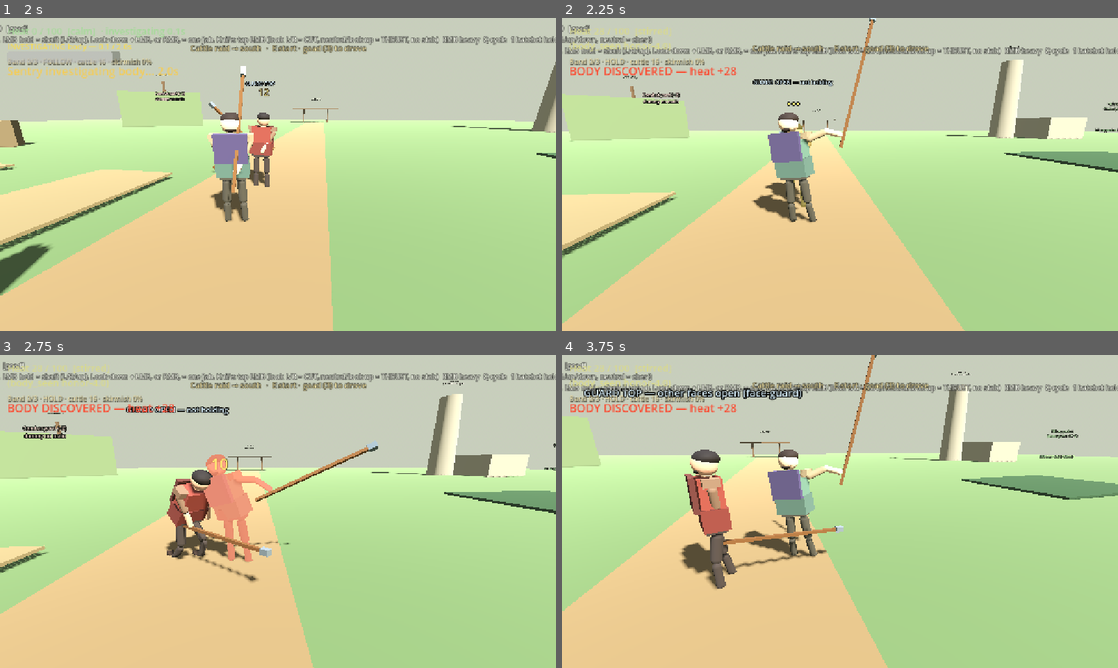
Above: before the commit, frames 1-4 (two rows, left to right).
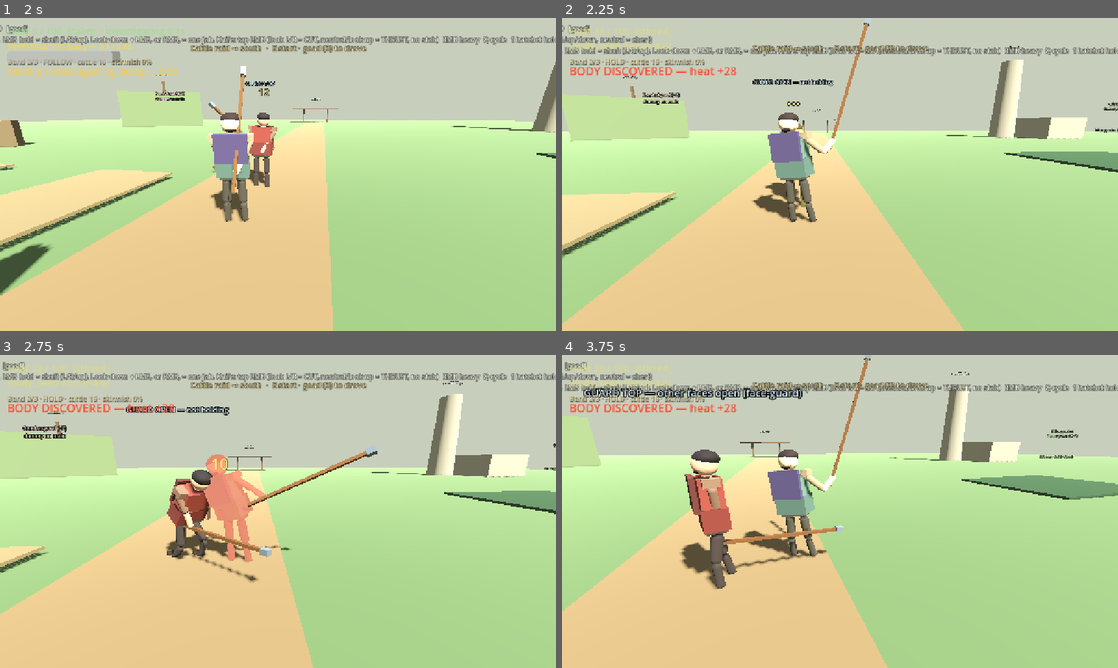
Above: after the commit, the same moments.

Repository: fortins4/devPlayground
Game: Godot game, scene res://scenes/main/main.tscn
The game is run twice, just before and just after one commit, with the same random seed, the same clock (stepped at 60 frames per second) and the same inputs.
Inputs (mouse positions are in pixels of both pictures, inside the frame that each line leads up to):
- Up to frame 1 (2 s): tap Enter at 0.5 s; move the mouse to (305, 174) at 0.52 s; hold Right mouse button (attack_heavy) 0.53-1.28 s; hold W (move_forward) from 0.53 s (still down); click (305, 174) at 0.67 s; tap Space (jump) at 0.77, 1.52 s; move the mouse to (250, 174) at 1.27 s; click (250, 174) at 1.35 s
- Up to frame 2 (2.25 s): keep holding W (move_forward); move the mouse to (851, 168) at 2.02 s; hold H (band_toggle) from 2.03 s (still down)
- Up to frame 3 (2.75 s): keep holding W (move_forward); keep holding H (band_toggle)
- Up to frame 4 (3.75 s): keep holding W (move_forward); move the mouse to (834, 517) at 2.77 s; release H (band_toggle) at 2.78 s; tap Ctrl (crouch) at 2.85 s; click (834, 517) at 2.92 s; tap Space (jump) at 3.02 s; move the mouse to (878, 514) at 3.52 s; hold Q (cycle_weapon) from 3.53 s (still down)

Frame 1 is identical in both runs. In frame 2, 0.8% of the frame differs, in the area x 39-57%, y 0-61%; in frame 3, 0.8%; in frame 4, 0.9%, in the area x 37-57%, y 0-60%.

Commit message:
feat(combat): put the right-guard hand on the goad
Fold the right-guard elbow and seat the palm on the shaft. The stick stays beside the head, not across the face. Chest, left, high, and low guards are unchanged.

Diff:
--- a/systems/combat/tool_strike_poses.gd
+++ b/systems/combat/tool_strike_poses.gd
@@ -282,16 +282,18 @@
 			left["grip_slide"] = -0.04
 			return left
 		&"right":
-			# Mirror: shaft on the player's right, clear of the face. Elbow bent.
+			# Shaft on the player's right, beside the head, not across the face.
+			# Elbow folds so the palm capsule wraps the shaft. grip_slide keeps
+			# the stick on that line instead of riding out with the forearm.
 			var right := _deg_pose(_pack(
 				Vector3(0, -10, 4), Vector3(0, -8, 2), Vector3(2, -8, 0),
 				Vector3(36, 18, -20), Vector3(-28, 0, 0),
-				Vector3(50.0, 54.1, 130.5), Vector3(6.5, -82.2, 50.4),
+				Vector3(-1.6, 14.8, 59.3), Vector3(-40.7, 21.2, 88.9),
 				Vector3(4, 2, -4), Vector3(8, 0, 0),
 				Vector3(6, -2, 4), Vector3(8, 0, 0),
-				Vector3(0, 0, -14)
+				Vector3(3.0, 0.0, -17.0)
 			))
-			right["grip_slide"] = -0.102
+			right["grip_slide"] = -0.05
 			return right
 		&"high":
 			# Shaft across the face, both hands up. Left elbow folds. Not the overhead chop.
